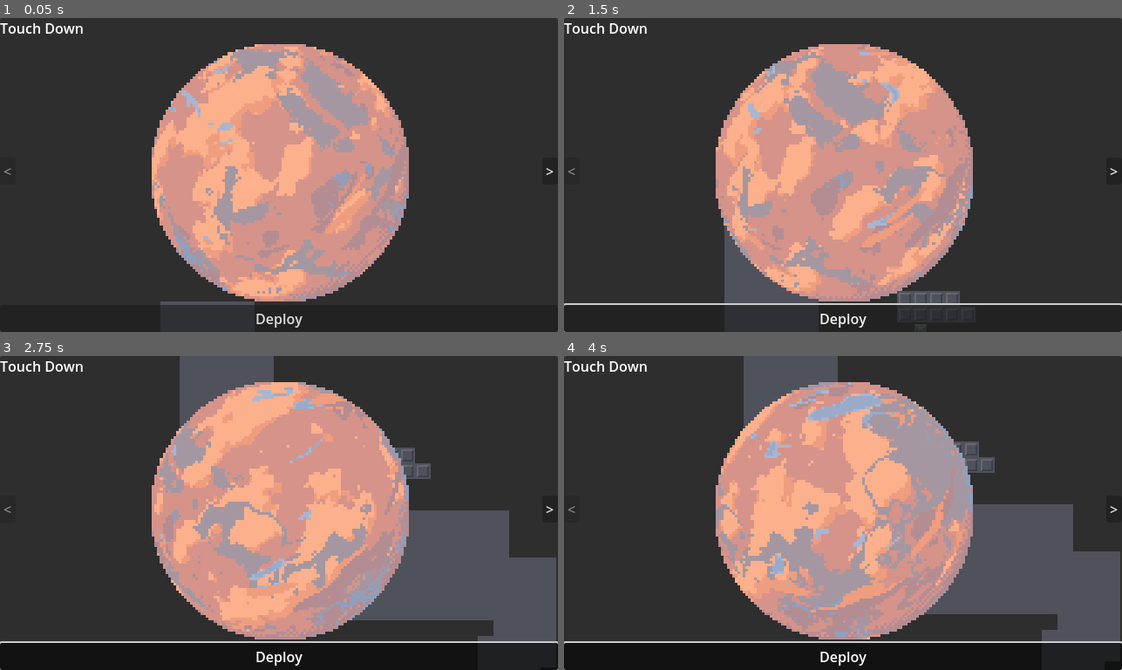
Above: before the commit, frames 1-4 (two rows, left to right).
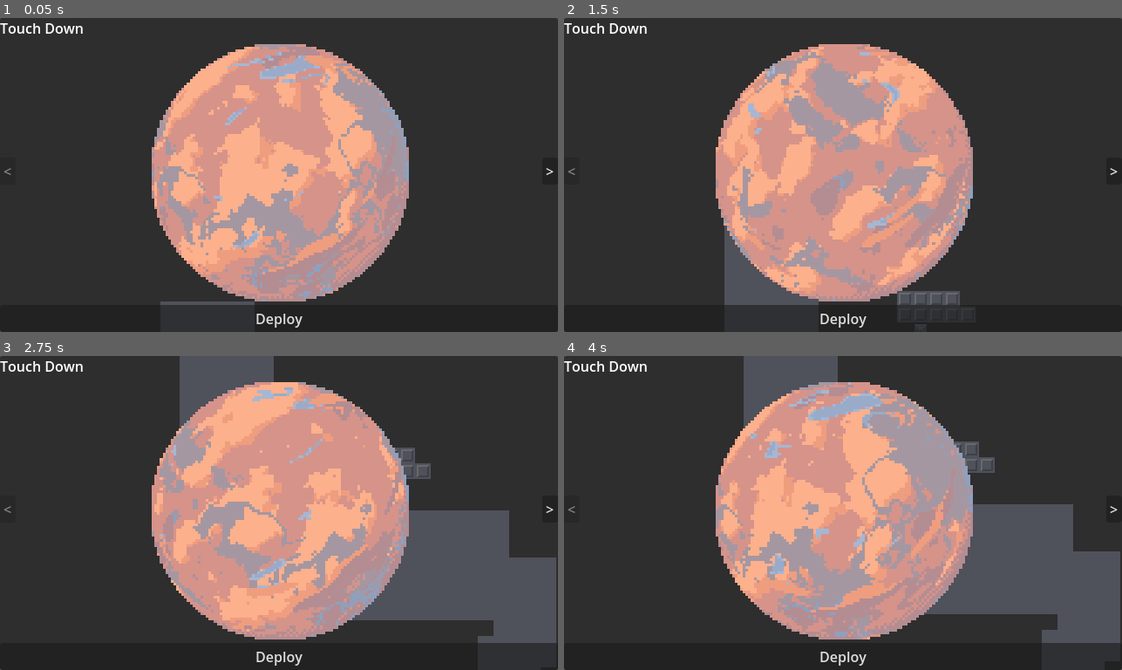
Above: after the commit, the same moments.

Repository: IvanoiuPetrut/touchdown
Game: Godot game, scene res://scenes/game.tscn
Same seed, same stepped clock (60 frames per second), same inputs: the game is played once before the commit and once after it. The engine's default icon, where the game draws it, is replaced by a stand-in: a white triangle on a blue panel in a dark square.
Inputs (mouse positions are in pixels of both pictures, inside the frame that each line leads up to):
- Up to frame 1 (0.05 s): no input
- Up to frame 2 (1.5 s): click "Deploy" at 0.5 s; click (843, 30) at 1.25 s, where only the run after the commit has a clickable "Back"
- Up to frame 3 (2.75 s): hold E (rotate_right) from 2.03 s (still down); hold Space (boost) from 2.03 s (still down)
- Up to frame 4 (4 s): release E (rotate_right) at 2.78 s; release Space (boost) at 2.78 s; hold Q (rotate_left) 2.78-3.53 s; tap Space (boost) at 2.85 s; hold E (rotate_right) from 3.53 s (still down); hold Space (boost) from 3.53 s (still down)

The runs differ from the first frame. In frame 1, 20% of the frame differs, in the area x 27-74%, y 8-91%; in frame 2, 0.6%; in frame 3, 0.6%; in frame 4, 0.6%.

Commit message:
feat: add show levels

Diff:
--- a/scenes/menu_ui.tscn
+++ b/scenes/menu_ui.tscn
@@ -6,22 +6,26 @@
 [ext_resource type="Texture2D" uid="uid://cwx8do1hurwi0" path="res://assets/sprites/worlds/world_1.png" id="2_tner2"]
 [ext_resource type="Texture2D" uid="uid://d24qb5eiqr2vn" path="res://assets/sprites/worlds/world_3.png" id="4_3y6qt"]
 
+[sub_resource type="AtlasTexture" id="AtlasTexture_blc6w"]
+atlas = ExtResource("2_tner2")
+region = Rect2(1536, 0, 96, 96)
+
+[sub_resource type="AtlasTexture" id="AtlasTexture_oa3d6"]
+atlas = ExtResource("2_tner2")
+region = Rect2(0, 0, 96, 96)
+
+[sub_resource type="AtlasTexture" id="AtlasTexture_m2dew"]
+atlas = ExtResource("2_tner2")
+region = Rect2(96, 0, 96, 96)
+
+[sub_resource type="AtlasTexture" id="AtlasTexture_a4f11"]
+atlas = ExtResource("2_tner2")
+region = Rect2(192, 0, 96, 96)
+
 [sub_resource type="AtlasTexture" id="AtlasTexture_c7rnr"]
 atlas = ExtResource("2_tner2")
 region = Rect2(288, 0, 96, 96)
 
-[sub_resource type="AtlasTexture" id="AtlasTexture_oa3d6"]
-atlas = ExtResource("2_tner2")
-region = Rect2(0, 0, 96, 96)
-
-[sub_resource type="AtlasTexture" id="AtlasTexture_m2dew"]
-atlas = ExtResource("2_tner2")
-region = Rect2(96, 0, 96, 96)
-
-[sub_resource type="AtlasTexture" id="AtlasTexture_a4f11"]
-atlas = ExtResource("2_tner2")
-region = Rect2(192, 0, 96, 96)
-
 [sub_resource type="AtlasTexture" id="AtlasTexture_c21ss"]
 atlas = ExtResource("2_tner2")
 region = Rect2(384, 0, 96, 96)
@@ -69,10 +73,6 @@
 [sub_resource type="AtlasTexture" id="AtlasTexture_pfe6g"]
 atlas = ExtResource("2_tner2")
 region = Rect2(1440, 0, 96, 96)
-
-[sub_resource type="AtlasTexture" id="AtlasTexture_blc6w"]
-atlas = ExtResource("2_tner2")
-region = Rect2(1536, 0, 96, 96)
 
 [sub_resource type="AtlasTexture" id="AtlasTexture_r8bwr"]
 atlas = ExtResource("2_tner2")
@@ -364,113 +364,113 @@
 "speed": 5.0
 }]
 
+[sub_resource type="AtlasTexture" id="AtlasTexture_e5886"]
+atlas = ExtResource("1_tner2")
+region = Rect2(1152, 0, 96, 96)
+
+[sub_resource type="AtlasTexture" id="AtlasTexture_tner2"]
+atlas = ExtResource("1_tner2")
+region = Rect2(0, 0, 96, 96)
+
+[sub_resource type="AtlasTexture" id="AtlasTexture_3y6qt"]
+atlas = ExtResource("1_tner2")
+region = Rect2(96, 0, 96, 96)
+
+[sub_resource type="AtlasTexture" id="AtlasTexture_ld3xo"]
+atlas = ExtResource("1_tner2")
+region = Rect2(192, 0, 96, 96)
+
+[sub_resource type="AtlasTexture" id="AtlasTexture_whfv8"]
+atlas = ExtResource("1_tner2")
+region = Rect2(288, 0, 96, 96)
+
+[sub_resource type="AtlasTexture" id="AtlasTexture_lhxwq"]
+atlas = ExtResource("1_tner2")
+region = Rect2(384, 0, 96, 96)
+
+[sub_resource type="AtlasTexture" id="AtlasTexture_arfuo"]
+atlas = ExtResource("1_tner2")
+region = Rect2(480, 0, 96, 96)
+
+[sub_resource type="AtlasTexture" id="AtlasTexture_1a8bf"]
+atlas = ExtResource("1_tner2")
+region = Rect2(576, 0, 96, 96)
+
+[sub_resource type="AtlasTexture" id="AtlasTexture_21uf5"]
+atlas = ExtResource("1_tner2")
+region = Rect2(672, 0, 96, 96)
+
+[sub_resource type="AtlasTexture" id="AtlasTexture_x8av1"]
+atlas = ExtResource("1_tner2")
+region = Rect2(768, 0, 96, 96)
+
+[sub_resource type="AtlasTexture" id="AtlasTexture_yhjg7"]
+atlas = ExtResource("1_tner2")
+region = Rect2(864, 0, 96, 96)
+
+[sub_resource type="AtlasTexture" id="AtlasTexture_gvhmp"]
+atlas = ExtResource("1_tner2")
+region = Rect2(960, 0, 96, 96)
+
+[sub_resource type="AtlasTexture" id="AtlasTexture_nyb0i"]
+atlas = ExtResource("1_tner2")
+region = Rect2(1056, 0, 96, 96)
+
+[sub_resource type="AtlasTexture" id="AtlasTexture_a478g"]
+atlas = ExtResource("1_tner2")
+region = Rect2(1248, 0, 96, 96)
+
+[sub_resource type="AtlasTexture" id="AtlasTexture_4cwwr"]
+atlas = ExtResource("1_tner2")
+region = Rect2(1344, 0, 96, 96)
+
+[sub_resource type="AtlasTexture" id="AtlasTexture_ofhdd"]
+atlas = ExtResource("1_tner2")
+region = Rect2(1440, 0, 96, 96)
+
+[sub_resource type="AtlasTexture" id="AtlasTexture_ucw02"]
+atlas = ExtResource("1_tner2")
+region = Rect2(1536, 0, 96, 96)
+
+[sub_resource type="AtlasTexture" id="AtlasTexture_7hjnm"]
+atlas = ExtResource("1_tner2")
+region = Rect2(1632, 0, 96, 96)
+
+[sub_resource type="AtlasTexture" id="AtlasTexture_l5apq"]
+atlas = ExtResource("1_tner2")
+region = Rect2(1728, 0, 96, 96)
+
+[sub_resource type="AtlasTexture" id="AtlasTexture_3fhk7"]
+atlas = ExtResource("1_tner2")
+region = Rect2(1824, 0, 96, 96)
+
+[sub_resource type="AtlasTexture" id="AtlasTexture_ldxmc"]
+atlas = ExtResource("1_tner2")
+region = Rect2(1920, 0, 96, 96)
+
+[sub_resource type="AtlasTexture" id="AtlasTexture_o0is4"]
+atlas = ExtResource("1_tner2")
+region = Rect2(2016, 0, 96, 96)
+
+[sub_resource type="AtlasTexture" id="AtlasTexture_wiru8"]
+atlas = ExtResource("1_tner2")
+region = Rect2(2112, 0, 96, 96)
+
+[sub_resource type="AtlasTexture" id="AtlasTexture_gsiph"]
+atlas = ExtResource("1_tner2")
+region = Rect2(2208, 0, 96, 96)
+
+[sub_resource type="AtlasTexture" id="AtlasTexture_g765f"]
+atlas = ExtResource("1_tner2")
+region = Rect2(2304, 0, 96, 96)
+
+[sub_resource type="AtlasTexture" id="AtlasTexture_buf4k"]
+atlas = ExtResource("1_tner2")
+region = Rect2(2400, 0, 96, 96)
+
 [sub_resource type="AtlasTexture" id="AtlasTexture_dvoa0"]
 atlas = ExtResource("1_tner2")
 region = Rect2(2496, 0, 96, 96)
-
-[sub_resource type="AtlasTexture" id="AtlasTexture_tner2"]
-atlas = ExtResource("1_tner2")
-region = Rect2(0, 0, 96, 96)
-
-[sub_resource type="AtlasTexture" id="AtlasTexture_3y6qt"]
-atlas = ExtResource("1_tner2")
-region = Rect2(96, 0, 96, 96)
-
-[sub_resource type="AtlasTexture" id="AtlasTexture_ld3xo"]
-atlas = ExtResource("1_tner2")
-region = Rect2(192, 0, 96, 96)
-
-[sub_resource type="AtlasTexture" id="AtlasTexture_whfv8"]
-atlas = ExtResource("1_tner2")
-region = Rect2(288, 0, 96, 96)
-
-[sub_resource type="AtlasTexture" id="AtlasTexture_lhxwq"]
-atlas = ExtResource("1_tner2")
-region = Rect2(384, 0, 96, 96)
-
-[sub_resource type="AtlasTexture" id="AtlasTexture_arfuo"]
-atlas = ExtResource("1_tner2")
-region = Rect2(480, 0, 96, 96)
-
-[sub_resource type="AtlasTexture" id="AtlasTexture_1a8bf"]
-atlas = ExtResource("1_tner2")
-region = Rect2(576, 0, 96, 96)
-
-[sub_resource type="AtlasTexture" id="AtlasTexture_21uf5"]
-atlas = ExtResource("1_tner2")
-region = Rect2(672, 0, 96, 96)
-
-[sub_resource type="AtlasTexture" id="AtlasTexture_x8av1"]
-atlas = ExtResource("1_tner2")
-region = Rect2(768, 0, 96, 96)
-
-[sub_resource type="AtlasTexture" id="AtlasTexture_yhjg7"]
-atlas = ExtResource("1_tner2")
-region = Rect2(864, 0, 96, 96)
-
-[sub_resource type="AtlasTexture" id="AtlasTexture_gvhmp"]
-atlas = ExtResource("1_tner2")
-region = Rect2(960, 0, 96, 96)
-
-[sub_resource type="AtlasTexture" id="AtlasTexture_nyb0i"]
-atlas = ExtResource("1_tner2")
-region = Rect2(1056, 0, 96, 96)
-
-[sub_resource type="AtlasTexture" id="AtlasTexture_e5886"]
-atlas = ExtResource("1_tner2")
-region = Rect2(1152, 0, 96, 96)
-
-[sub_resource type="AtlasTexture" id="AtlasTexture_a478g"]
-atlas = ExtResource("1_tner2")
-region = Rect2(1248, 0, 96, 96)
-
-[sub_resource type="AtlasTexture" id="AtlasTexture_4cwwr"]
-atlas = ExtResource("1_tner2")
-region = Rect2(1344, 0, 96, 96)
-
-[sub_resource type="AtlasTexture" id="AtlasTexture_ofhdd"]
-atlas = ExtResource("1_tner2")
-region = Rect2(1440, 0, 96, 96)
-
-[sub_resource type="AtlasTexture" id="AtlasTexture_ucw02"]
-atlas = ExtResource("1_tner2")
-region = Rect2(1536, 0, 96, 96)
-
-[sub_resource type="AtlasTexture" id="AtlasTexture_7hjnm"]
-atlas = ExtResource("1_tner2")
-region = Rect2(1632, 0, 96, 96)
-
-[sub_resource type="AtlasTexture" id="AtlasTexture_l5apq"]
-atlas = ExtResource("1_tner2")
-region = Rect2(1728, 0, 96, 96)
-
-[sub_resource type="AtlasTexture" id="AtlasTexture_3fhk7"]
-atlas = ExtResource("1_tner2")
-region = Rect2(1824, 0, 96, 96)
-
-[sub_resource type="AtlasTexture" id="AtlasTexture_ldxmc"]
-atlas = ExtResource("1_tner2")
-region = Rect2(1920, 0, 96, 96)
-
-[sub_resource type="AtlasTexture" id="AtlasTexture_o0is4"]
-atlas = ExtResource("1_tner2")
-region = Rect2(2016, 0, 96, 96)
-
-[sub_resource type="AtlasTexture" id="AtlasTexture_wiru8"]
-atlas = ExtResource("1_tner2")
-region = Rect2(2112, 0, 96, 96)
-
-[sub_resource type="AtlasTexture" id="AtlasTexture_gsiph"]
-atlas = ExtResource("1_tner2")
-region = Rect2(2208, 0, 96, 96)
-
-[sub_resource type="AtlasTexture" id="AtlasTexture_g765f"]
-atlas = ExtResource("1_tner2")
-region = Rect2(2304, 0, 96, 96)
-
-[sub_resource type="AtlasTexture" id="AtlasTexture_buf4k"]
-atlas = ExtResource("1_tner2")
-region = Rect2(2400, 0, 96, 96)
 
 [sub_resource type="AtlasTexture" id="AtlasTexture_mixca"]
 atlas = ExtResource("1_tner2")
@@ -722,113 +722,113 @@
 "speed": 7.0
 }]
 
+[sub_resource type="AtlasTexture" id="AtlasTexture_t78hc"]
+atlas = ExtResource("4_3y6qt")
+region = Rect2(1152, 0, 96, 96)
+
+[sub_resource type="AtlasTexture" id="AtlasTexture_ljdrx"]
+atlas = ExtResource("4_3y6qt")
+region = Rect2(0, 0, 96, 96)
+
+[sub_resource type="AtlasTexture" id="AtlasTexture_1fdgy"]
+atlas = ExtResource("4_3y6qt")
+region = Rect2(96, 0, 96, 96)
+
+[sub_resource type="AtlasTexture" id="AtlasTexture_xlb21"]
+atlas = ExtResource("4_3y6qt")
+region = Rect2(192, 0, 96, 96)
+
+[sub_resource type="AtlasTexture" id="AtlasTexture_mmd6c"]
+atlas = ExtResource("4_3y6qt")
+region = Rect2(288, 0, 96, 96)
+
+[sub_resource type="AtlasTexture" id="AtlasTexture_7sj17"]
+atlas = ExtResource("4_3y6qt")
+region = Rect2(384, 0, 96, 96)
+
+[sub_resource type="AtlasTexture" id="AtlasTexture_1rfgo"]
+atlas = ExtResource("4_3y6qt")
+region = Rect2(480, 0, 96, 96)
+
+[sub_resource type="AtlasTexture" id="AtlasTexture_a5dhk"]
+atlas = ExtResource("4_3y6qt")
+region = Rect2(576, 0, 96, 96)
+
+[sub_resource type="AtlasTexture" id="AtlasTexture_4dp32"]
+atlas = ExtResource("4_3y6qt")
+region = Rect2(672, 0, 96, 96)
+
+[sub_resource type="AtlasTexture" id="AtlasTexture_rfnye"]
+atlas = ExtResource("4_3y6qt")
+region = Rect2(768, 0, 96, 96)
+
+[sub_resource type="AtlasTexture" id="AtlasTexture_1slev"]
+atlas = ExtResource("4_3y6qt")
+region = Rect2(864, 0, 96, 96)
+
+[sub_resource type="AtlasTexture" id="AtlasTexture_cj131"]
+atlas = ExtResource("4_3y6qt")
+region = Rect2(960, 0, 96, 96)
+
+[sub_resource type="AtlasTexture" id="AtlasTexture_rpxx4"]
+atlas = ExtResource("4_3y6qt")
+region = Rect2(1056, 0, 96, 96)
+
+[sub_resource type="AtlasTexture" id="AtlasTexture_u84mi"]
+atlas = ExtResource("4_3y6qt")
+region = Rect2(1248, 0, 96, 96)
+
+[sub_resource type="AtlasTexture" id="AtlasTexture_o2eur"]
+atlas = ExtResource("4_3y6qt")
+region = Rect2(1344, 0, 96, 96)
+
+[sub_resource type="AtlasTexture" id="AtlasTexture_klmim"]
+atlas = ExtResource("4_3y6qt")
+region = Rect2(1440, 0, 96, 96)
+
+[sub_resource type="AtlasTexture" id="AtlasTexture_tuk1g"]
+atlas = ExtResource("4_3y6qt")
+region = Rect2(1536, 0, 96, 96)
+
+[sub_resource type="AtlasTexture" id="AtlasTexture_osxti"]
+atlas = ExtResource("4_3y6qt")
+region = Rect2(1632, 0, 96, 96)
+
+[sub_resource type="AtlasTexture" id="AtlasTexture_1fo2t"]
+atlas = ExtResource("4_3y6qt")
+region = Rect2(1728, 0, 96, 96)
+
+[sub_resource type="AtlasTexture" id="AtlasTexture_xyigp"]
+atlas = ExtResource("4_3y6qt")
+region = Rect2(1824, 0, 96, 96)
+
+[sub_resource type="AtlasTexture" id="AtlasTexture_jl5i1"]
+atlas = ExtResource("4_3y6qt")
+region = Rect2(1920, 0, 96, 96)
+
+[sub_resource type="AtlasTexture" id="AtlasTexture_o0w74"]
+atlas = ExtResource("4_3y6qt")
+region = Rect2(2016, 0, 96, 96)
+
+[sub_resource type="AtlasTexture" id="AtlasTexture_mr7vo"]
+atlas = ExtResource("4_3y6qt")
+region = Rect2(2112, 0, 96, 96)
+
+[sub_resource type="AtlasTexture" id="AtlasTexture_lje4x"]
+atlas = ExtResource("4_3y6qt")
+region = Rect2(2208, 0, 96, 96)
+
+[sub_resource type="AtlasTexture" id="AtlasTexture_3aq1v"]
+atlas = ExtResource("4_3y6qt")
+region = Rect2(2304, 0, 96, 96)
+
+[sub_resource type="AtlasTexture" id="AtlasTexture_7kcea"]
+atlas = ExtResource("4_3y6qt")
+region = Rect2(2400, 0, 96, 96)
+
 [sub_resource type="AtlasTexture" id="AtlasTexture_v0tb3"]
 atlas = ExtResource("4_3y6qt")
 region = Rect2(2496, 0, 96, 96)
-
-[sub_resource type="AtlasTexture" id="AtlasTexture_ljdrx"]
-atlas = ExtResource("4_3y6qt")
-region = Rect2(0, 0, 96, 96)
-
-[sub_resource type="AtlasTexture" id="AtlasTexture_1fdgy"]
-atlas = ExtResource("4_3y6qt")
-region = Rect2(96, 0, 96, 96)
-
-[sub_resource type="AtlasTexture" id="AtlasTexture_xlb21"]
-atlas = ExtResource("4_3y6qt")
-region = Rect2(192, 0, 96, 96)
-
-[sub_resource type="AtlasTexture" id="AtlasTexture_mmd6c"]
-atlas = ExtResource("4_3y6qt")
-region = Rect2(288, 0, 96, 96)
-
-[sub_resource type="AtlasTexture" id="AtlasTexture_7sj17"]
-atlas = ExtResource("4_3y6qt")
-region = Rect2(384, 0, 96, 96)
-
-[sub_resource type="AtlasTexture" id="AtlasTexture_1rfgo"]
-atlas = ExtResource("4_3y6qt")
-region = Rect2(480, 0, 96, 96)
-
-[sub_resource type="AtlasTexture" id="AtlasTexture_a5dhk"]
-atlas = ExtResource("4_3y6qt")
-region = Rect2(576, 0, 96, 96)
-
-[sub_resource type="AtlasTexture" id="AtlasTexture_4dp32"]
-atlas = ExtResource("4_3y6qt")
-region = Rect2(672, 0, 96, 96)
-
-[sub_resource type="AtlasTexture" id="AtlasTexture_rfnye"]
-atlas = ExtResource("4_3y6qt")
-region = Rect2(768, 0, 96, 96)
-
-[sub_resource type="AtlasTexture" id="AtlasTexture_1slev"]
-atlas = ExtResource("4_3y6qt")
-region = Rect2(864, 0, 96, 96)
-
-[sub_resource type="AtlasTexture" id="AtlasTexture_cj131"]
-atlas = ExtResource("4_3y6qt")
-region = Rect2(960, 0, 96, 96)
-
-[sub_resource type="AtlasTexture" id="AtlasTexture_rpxx4"]
-atlas = ExtResource("4_3y6qt")
-region = Rect2(1056, 0, 96, 96)
-
-[sub_resource type="AtlasTexture" id="AtlasTexture_t78hc"]
-atlas = ExtResource("4_3y6qt")
-region = Rect2(1152, 0, 96, 96)
-
-[sub_resource type="AtlasTexture" id="AtlasTexture_u84mi"]
-atlas = ExtResource("4_3y6qt")
-region = Rect2(1248, 0, 96, 96)
-
-[sub_resource type="AtlasTexture" id="AtlasTexture_o2eur"]
-atlas = ExtResource("4_3y6qt")
-region = Rect2(1344, 0, 96, 96)
-
-[sub_resource type="AtlasTexture" id="AtlasTexture_klmim"]
-atlas = ExtResource("4_3y6qt")
-region = Rect2(1440, 0, 96, 96)
-
-[sub_resource type="AtlasTexture" id="AtlasTexture_tuk1g"]
-atlas = ExtResource("4_3y6qt")
-region = Rect2(1536, 0, 96, 96)
-
-[sub_resource type="AtlasTexture" id="AtlasTexture_osxti"]
-atlas = ExtResource("4_3y6qt")
-region = Rect2(1632, 0, 96, 96)
-
-[sub_resource type="AtlasTexture" id="AtlasTexture_1fo2t"]
-atlas = ExtResource("4_3y6qt")
-region = Rect2(1728, 0, 96, 96)
-
-[sub_resource type="AtlasTexture" id="AtlasTexture_xyigp"]
-atlas = ExtResource("4_3y6qt")
-region = Rect2(1824, 0, 96, 96)
-
-[sub_resource type="AtlasTexture" id="AtlasTexture_jl5i1"]
-atlas = ExtResource("4_3y6qt")
-region = Rect2(1920, 0, 96, 96)
-
-[sub_resource type="AtlasTexture" id="AtlasTexture_o0w74"]
-atlas = ExtResource("4_3y6qt")
-region = Rect2(2016, 0, 96, 96)
-
-[sub_resource type="AtlasTexture" id="AtlasTexture_mr7vo"]
-atlas = ExtResource("4_3y6qt")
-region = Rect2(2112, 0, 96, 96)
-
-[sub_resource type="AtlasTexture" id="AtlasTexture_lje4x"]
-atlas = ExtResource("4_3y6qt")
-region = Rect2(2208, 0, 96, 96)
-
-[sub_resource type="AtlasTexture" id="AtlasTexture_3aq1v"]
-atlas = ExtResource("4_3y6qt")
-region = Rect2(2304, 0, 96, 96)
-
-[sub_resource type="AtlasTexture" id="AtlasTexture_7kcea"]
-atlas = ExtResource("4_3y6qt")
-region = Rect2(2400, 0, 96, 96)
 
 [sub_resource type="AtlasTexture" id="AtlasTexture_2dvn2"]
 atlas = ExtResource("4_3y6qt")
@@ -1084,6 +1084,7 @@
 script = ExtResource("1_ld3xo")
 
 [node name="PanelWorldSelector" type="PanelContainer" parent="."]
+unique_name_in_owner = true
 anchors_preset = 15
 anchor_right = 1.0
 anchor_bottom = 1.0
@@ -1111,11 +1112,11 @@
 unique_name_in_owner = true
 layout_mode = 2
 size_flags_horizontal = 6
-texture = SubResource("AtlasTexture_c7rnr")
+texture = SubResource("AtlasTexture_blc6w")
 expand_mode = 2
 script = ExtResource("1_b5e6c")
 sprites = SubResource("SpriteFrames_4tn76")
-frame_index = 3
+frame_index = 16
 auto_play = true
 playing = true
 
@@ -1123,11 +1124,11 @@
 unique_name_in_owner = true
 layout_mode = 2
 size_flags_horizontal = 6
-texture = SubResource("AtlasTexture_dvoa0")
+texture = SubResource("AtlasTexture_e5886")
 expand_mode = 2
 script = ExtResource("1_b5e6c")
 sprites = SubResource("SpriteFrames_b5e6c")
-frame_index = 26
+frame_index = 12
 auto_play = true
 playing = true
 
@@ -1135,11 +1136,11 @@
 unique_name_in_owner = true
 layout_mode = 2
 size_flags_horizontal = 6
-texture = SubResource("AtlasTexture_v0tb3")
+texture = SubResource("AtlasTexture_t78hc")
 expand_mode = 2
 script = ExtResource("1_b5e6c")
 sprites = SubResource("SpriteFrames_01m71")
-frame_index = 26
+frame_index = 12
 auto_play = true
 playing = true
 
@@ -1154,7 +1155,7 @@
 text = "Deploy"
 
 [node name="PanelLevelSelector" type="PanelContainer" parent="."]
-visible = false
+unique_name_in_owner = true
 anchors_preset = 15
 anchor_right = 1.0
 anchor_bottom = 1.0
@@ -1164,7 +1165,7 @@
 [node name="VBoxLevelSelector" type="VBoxContainer" parent="PanelLevelSelector"]
 layout_mode = 2
 
-[node name="Button" type="Button" parent="PanelLevelSelector/VBoxLevelSelector"]
+[node name="BtnCloseLevelSelector" type="Button" parent="PanelLevelSelector/VBoxLevelSelector"]
 layout_mode = 2
 text = "Back"
 
@@ -1308,3 +1309,5 @@
 
 [connection signal="pressed" from="PanelWorldSelector/VBoxContainer/HBoxWorldSelector/BtnPreviousPlanet" to="." method="_on_btn_previous_planet_pressed"]
 [connection signal="pressed" from="PanelWorldSelector/VBoxContainer/HBoxWorldSelector/BtnNextPlanet" to="." method="_on_btn_next_planet_pressed"]
+[connection signal="pressed" from="PanelWorldSelector/VBoxContainer/BtnDeploy" to="." method="_on_btn_deploy_pressed"]
+[connection signal="pressed" from="PanelLevelSelector/VBoxLevelSelector/BtnCloseLevelSelector" to="." method="_on_btn_close_level_selector_pressed"]
--- a/scripts/menu_ui.gd
+++ b/scripts/menu_ui.gd
@@ -7,6 +7,9 @@
 @onready var btn_previous_planet: Button = %BtnPreviousPlanet
 @onready var btn_next_planet: Button = %BtnNextPlanet
 
+@onready var panel_world_selector: PanelContainer = %PanelWorldSelector
+@onready var panel_level_selector: PanelContainer = %PanelLevelSelector
+
 var current_planet_id : int = 1
 
 
@@ -15,7 +18,8 @@
 	_make_planets_invisible()
 	_make_planet_visible(current_planet_id)
 	_update_planet_selector_btns()
-
+	_toggle_panel_world_selector(true)
+	_toggle_panel_level_selector(false)
 
 # Called every frame. 'delta' is the elapsed time since the previous frame.
 func _process(delta: float) -> void:
@@ -51,6 +55,18 @@
 	else:
 		btn_next_planet.disabled = true
 
+func _toggle_panel_level_selector(should_show: bool):
+	if should_show:
+		panel_level_selector.visible = true
+	else:
+		panel_level_selector.visible = false
+
+func _toggle_panel_world_selector(should_show: bool):
+	if should_show:
+		panel_world_selector.visible = true
+	else:
+		panel_world_selector.visible = false
+
 func _on_btn_previous_planet_pressed() -> void:
 	if current_planet_id > 1:
 		current_planet_id -= 1
@@ -64,3 +80,11 @@
 		_make_planets_invisible()
 		_make_planet_visible(current_planet_id)
 		_update_planet_selector_btns()
+
+func _on_btn_deploy_pressed() -> void:
+	_toggle_panel_world_selector(false)
+	_toggle_panel_level_selector(true)
+
+func _on_btn_close_level_selector_pressed() -> void:
+	_toggle_panel_world_selector(true)
+	_toggle_panel_level_selector(false)
